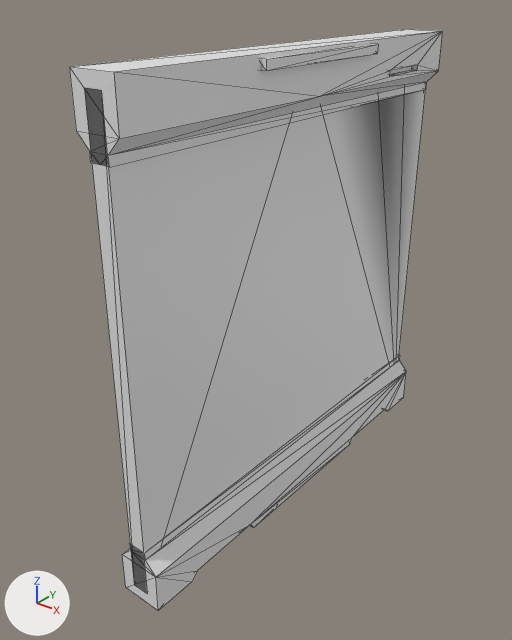
A saved change to the FBX model RE LOAD/Assets/Models/GlassWall1/maps/glasswall1_low.fbx.
Rendered twice from a camera (50 mm lens) standing at (3.29, -4.66, 2.46) and looking at (-0.19, -0.31, -0.23). The axes (+X, +Y, +Z) are drawn at lower left. The lights are the same throughout. Mesh edges are drawn as thin lines.

Script lines for the objects in view, before the commit:
```python
me_cube_020 = bpy.data.meshes.new('Cube.020')
me_cube_020.from_pydata(...)  # 82 vertices, 149 faces; spans x -0.19..0.24, y -2.0..2.0, z -2.0..2.0
ob_glasswall1_low = bpy.data.objects.new('GlassWall1_Low', me_cube_020)
ob_glasswall1_low.location = (0.0, 0.0, 0.0)
```
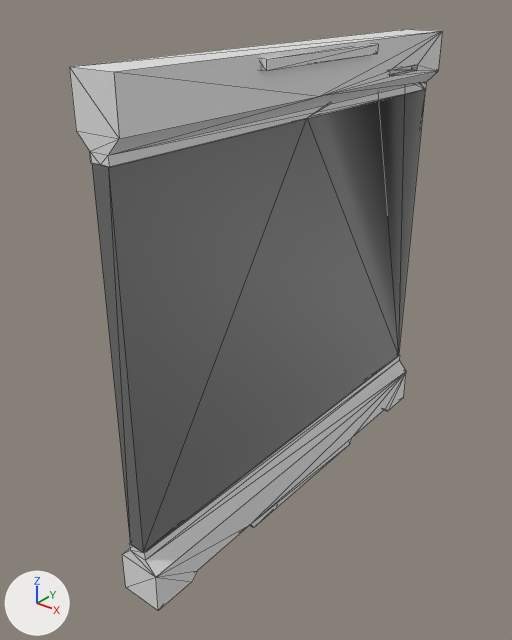
The newer file is also turned or shifted as a whole; pictures and numbers use the older file's frame.

Changed parts and their boxes (x1, y1, x2, y2) in the pictures (512 x 640 px; the box of a moved part takes in the faces that stretch with it):
part 1 of me_cube_020, moved or reshaped
    before: (85, 67, 412, 573)
    after: (90, 67, 412, 535)
part 2 of me_cube_020, recoloured
    both: (108, 90, 425, 553)

Patch to the scene script:
```diff
--- a/RE LOAD/Assets/Models/GlassWall1/maps/glasswall1_low.fbx.py
+++ b/RE LOAD/Assets/Models/GlassWall1/maps/glasswall1_low.fbx.py
@@ mat_material_012 @@
+mat_material_012 = principled_material('Material.012')
+mat_material_012.base_color = (0.8, 0.8, 0.8)  # white #e7e7e7
@@ mat_material_013 @@
+mat_material_013 = principled_material('Material.013')
+mat_material_013.base_color = (0.168, 0.168, 0.168)  # grey #727272
@@ me_cube_020 @@
 # used by ob_glasswall1_low; location = (0.0, 0.0, 0.0)
-me_cube_020.from_pydata(...)  # 82 vertices, 149 faces; spans x -0.19..0.24, y -2.0..2.0, z -2.0..2.0
+me_cube_020.from_pydata(...)  # 82 vertices, 154 faces; spans x -0.19..0.24, y -2.0..2.0, z -2.0..2.0
+# me_cube_020 part 1
+# 2 vertices are removed from x -0.07, y -2.0..2.0, z 1.9
+# 20 faces are deleted
+# 4 vertices in x -0.07..0.07, y -2.0..2.0, z -1.9 move by (0.0, 0.0, 0.43)
+# 3 vertices in x 0.07, y -2.0..2.0, z 1.9 move by (0.0, 0.0, -0.43)
+# 2 vertices are added at (-0.07, -2.0, 1.47), (-0.07, 2.0, 1.47)
+# 4 new faces join them, mat_material_013 (grey #727272)
+# 21 new faces join them, mat_material_012 (white #e7e7e7)
+# me_cube_020 part 2: 7 faces spanning x -0.07..0.07, y -2.0..2.0, z -1.47..1.69 switch from no material to mat_material_013 (grey #727272)
+me_cube_020.materials.append(mat_material_012)  # white #e7e7e7
```
